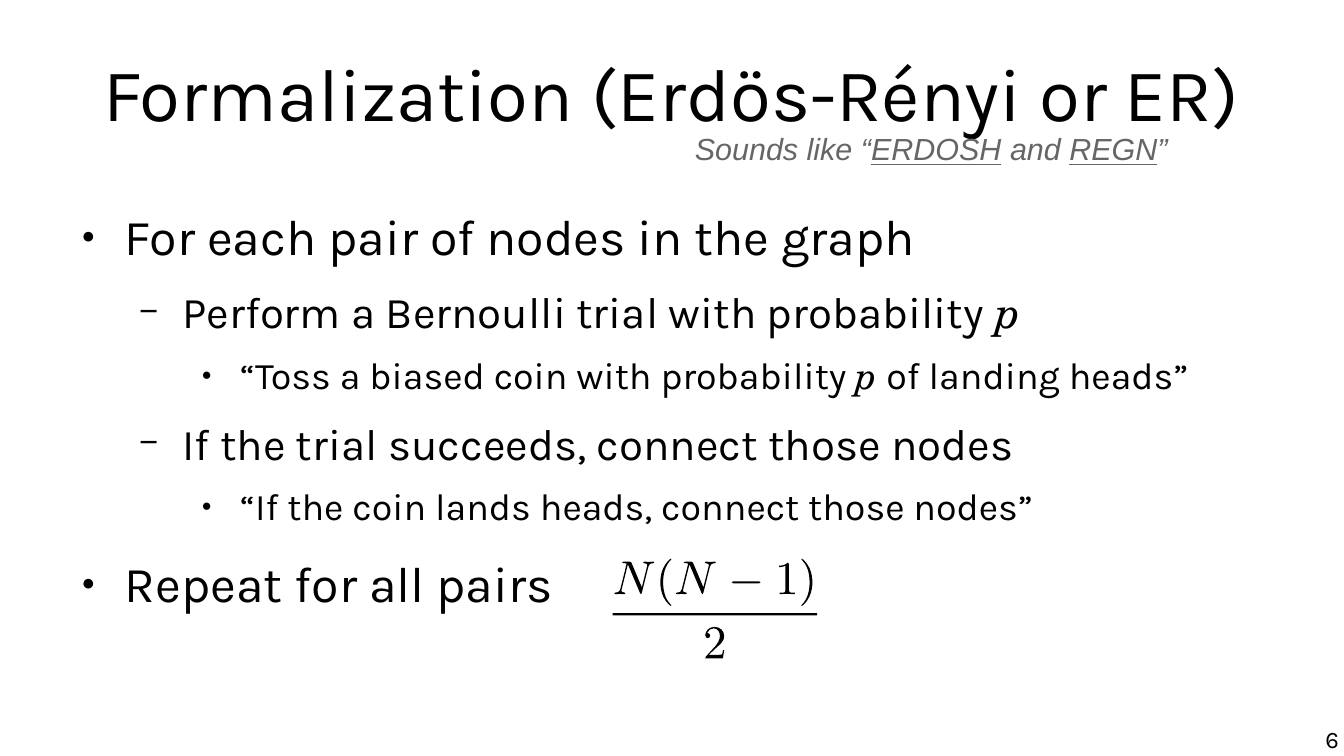
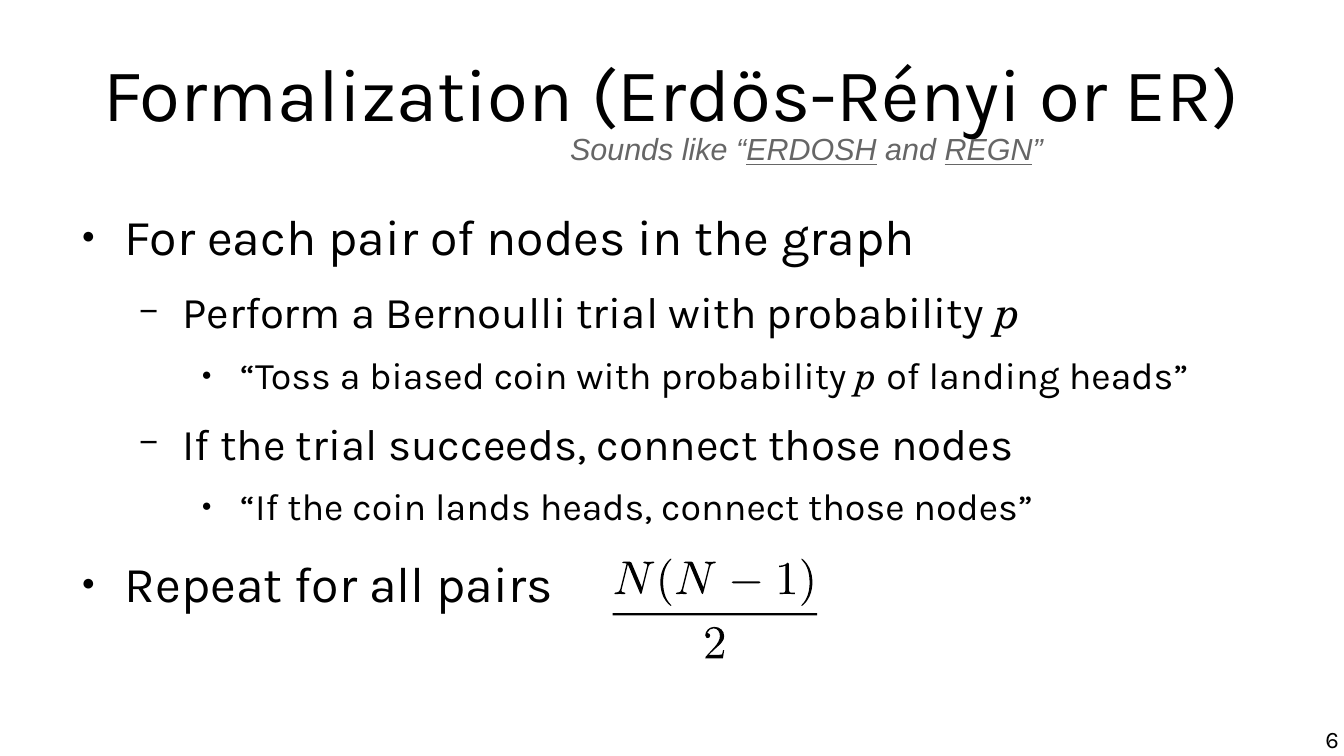
Before and after one commit to chatox/networks-science-course, a slide deck: slide 6 of theory/odp/tt07_random_networks.odp. Drawn at 1344x756 pixels with LibreOffice and Linux fonts; fonts in the diff are those of the drawing. Boxes give left, top, right and bottom in pixels: in the first picture for what was removed or moved away, otherwise in the second. Text is boxed around its words. In the diff, an @@ line names an element or a change of style, - is before the commit and + after.

```diff
--- a/theory/odp/tt07_random_networks.odp
+++ b/theory/odp/tt07_random_networks.odp
@@ text "Sounds like “ERDOSH and REGN”": place and size @@
-text "Sounds like “ERDOSH and REGN”" at [695,136,1167,165]
+text "Sounds like “ERDOSH and REGN”" at [570,136,1043,165]
```
Also in this commit, not shown: 2 other slides changed, 10 other files.
